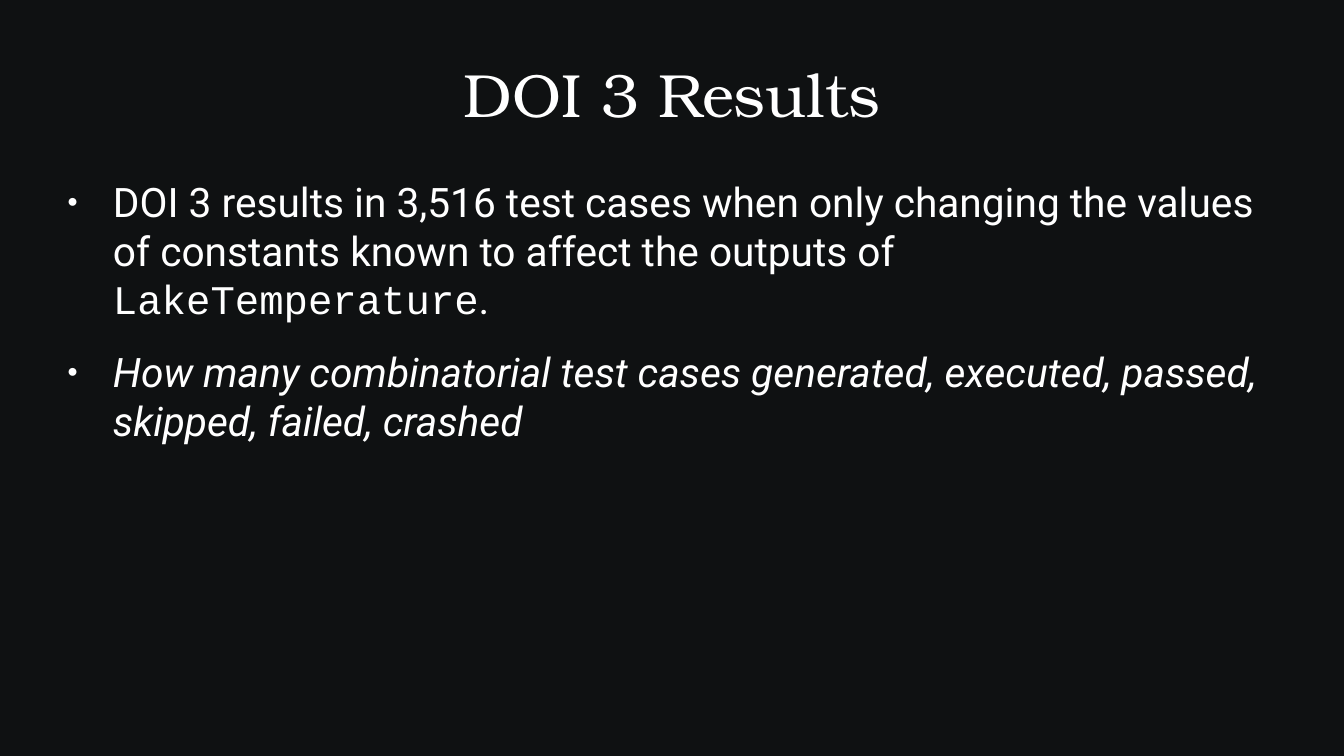
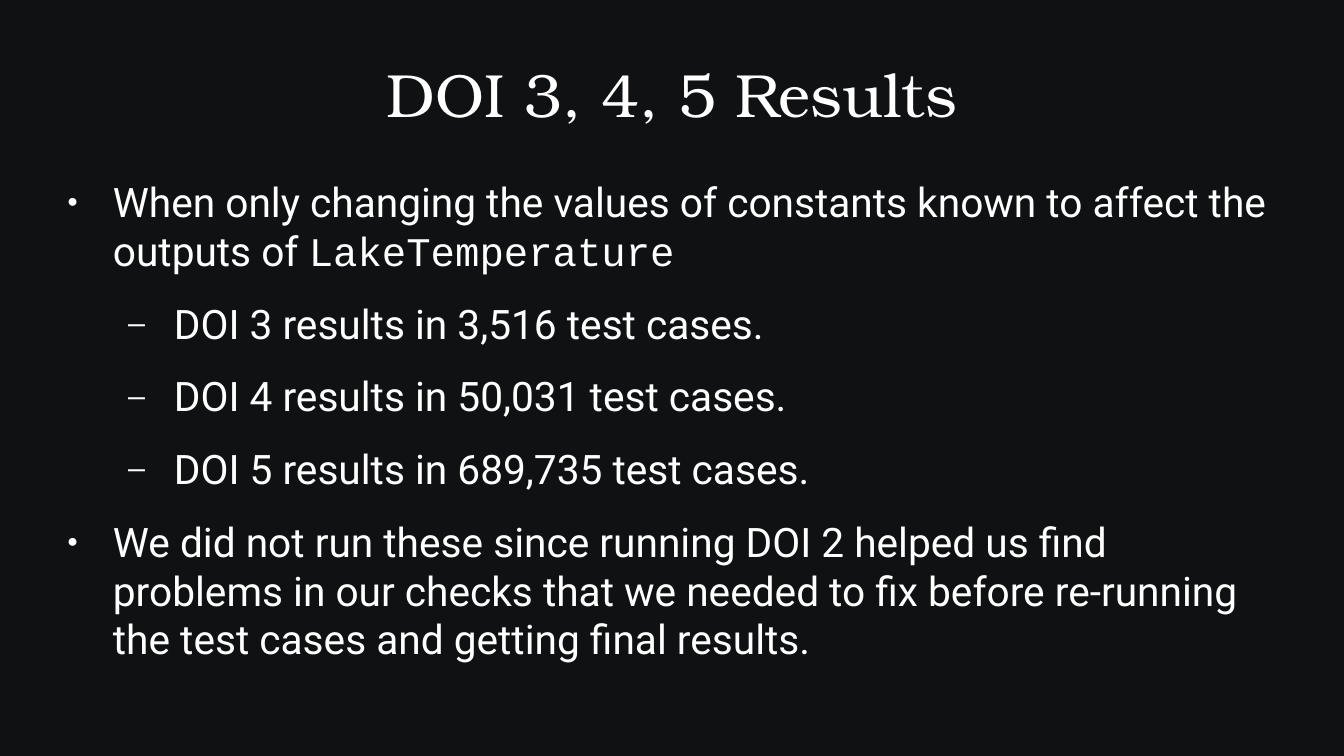
Before and after one commit to SamAllen06/lake_temp_work, a slide deck: slide 38 of documentation/for_collaborators/AnalysisOverview.pptx (slide 37 before the commit). Drawn at 1344x756 pixels with LibreOffice and Linux fonts; fonts in the diff are those of the drawing. Boxes give left, top, right and bottom in pixels: in the first picture for what was removed or moved away, otherwise in the second. Text is boxed around its words. In the diff, an @@ line names an element or a change of style, - is before the commit and + after.

Commit message:
Update slides

```diff
--- a/documentation/for_collaborators/AnalysisOverview.pptx
+++ b/documentation/for_collaborators/AnalysisOverview.pptx
@@ text at <box>387,73,957,124</box>: text changed @@
-DOI 3 Results
+DOI 3, 4, 5 Results
@@ text at <box>113,186,1266,663</box>: text changed @@
-● DOI 3 results in 3,516 test cases when only changing the values of constants known to affect the outputs of LakeTemperature.
-● How many combinatorial test cases generated, executed, passed, skipped, failed, crashed
+● When only changing the values of constants known to affect the outputs of LakeTemperature
+  – DOI 3 results in 3,516 test cases.
+  – DOI 4 results in 50,031 test cases.
+  – DOI 5 results in 689,735 test cases.
+● We did not run these since running DOI 2 helped us find problems in our checks that we needed to fix before re-running the test cases and getting final results.
```
Also in this commit, not shown: 2 other slides changed, 2 slides added, 2 slides removed, 1 other file.
